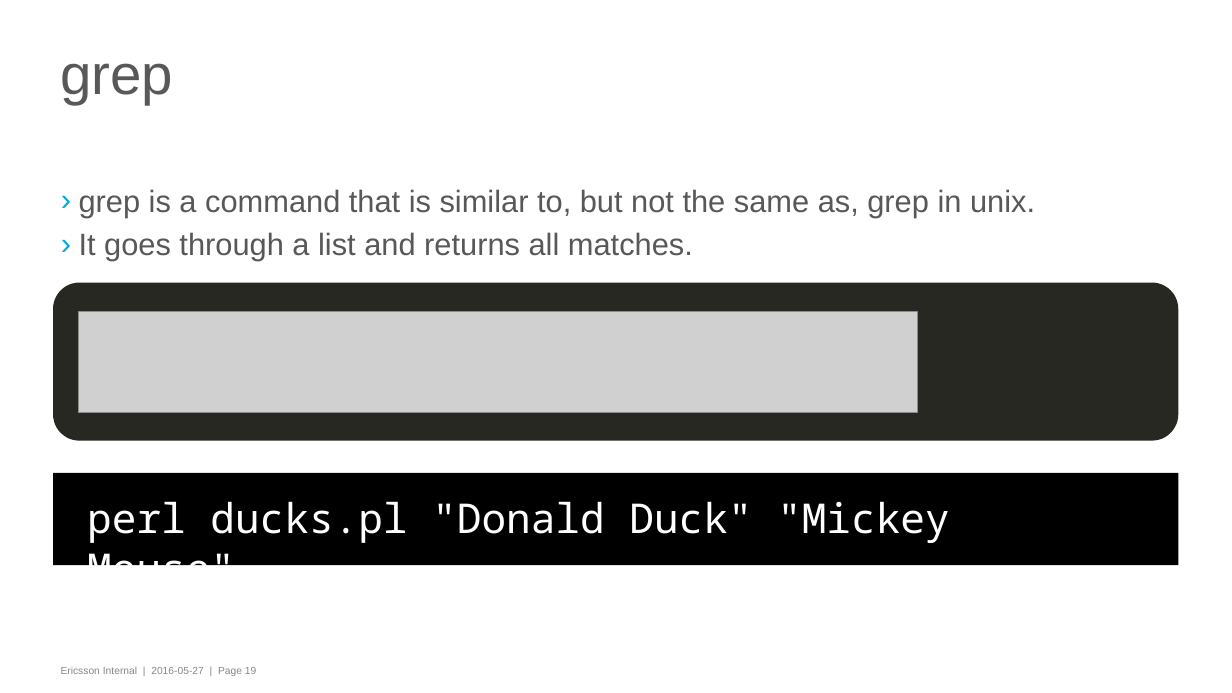
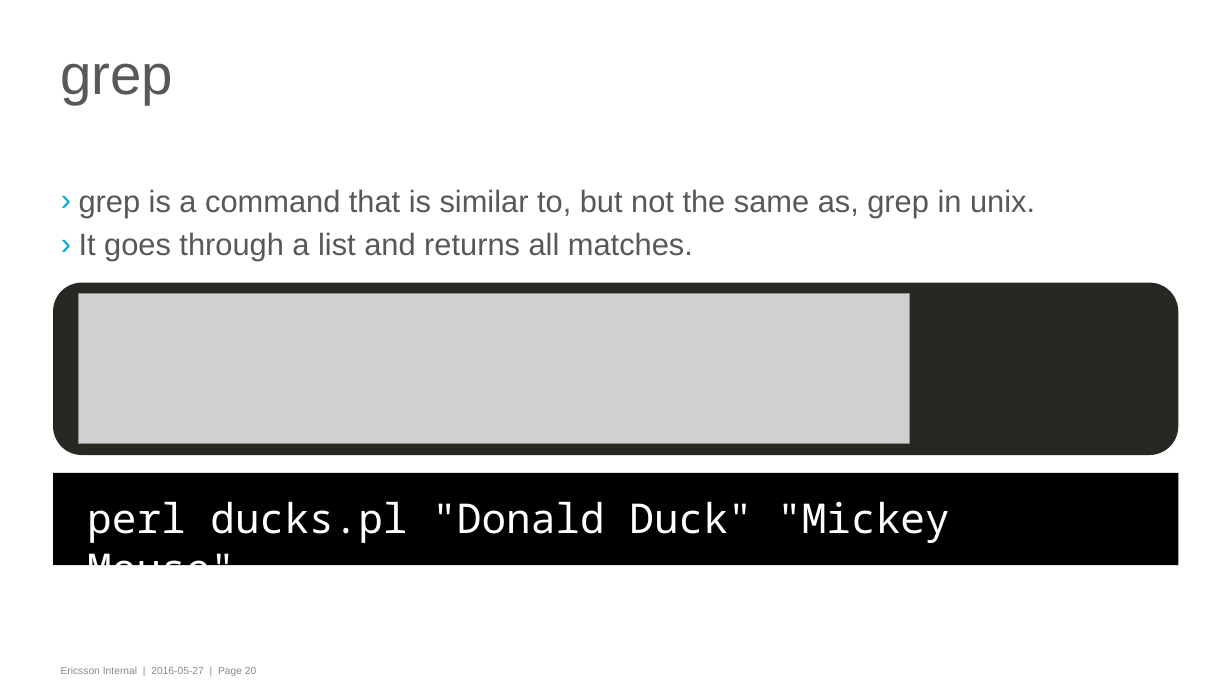
Before and after one commit to gwaerondor/basic_perl, a slide deck: slide 20 of superbasicperl.pptx (slide 19 before the commit). Drawn at 1232x693 pixels with LibreOffice and Linux fonts; fonts in the diff are those of the drawing; grey boxes stand for pictures; background and template pictures are left out. Boxes give left, top, right and bottom in pixels: in the first picture for what was removed or moved away, otherwise in the second. Text is boxed around its words. In the diff, an @@ line names an element or a change of style, - is before the commit and + after.

```diff
--- a/superbasicperl.pptx
+++ b/superbasicperl.pptx
@@ rounded rectangle: place and size @@
-rounded rectangle at [53,283,1178,441]
+rounded rectangle at [53,283,1178,456]
@@ picture: place and size @@
-picture at [79,311,918,412]
+picture at [79,294,910,444]
@@ text at [61,667,256,676]: text changed @@
-Ericsson Internal | 2016-05-27 | Page 19
+Ericsson Internal | 2016-05-27 | Page 20
```
Also in this commit, not shown: 2 other slides changed, 1 slide added, 6 other files.
